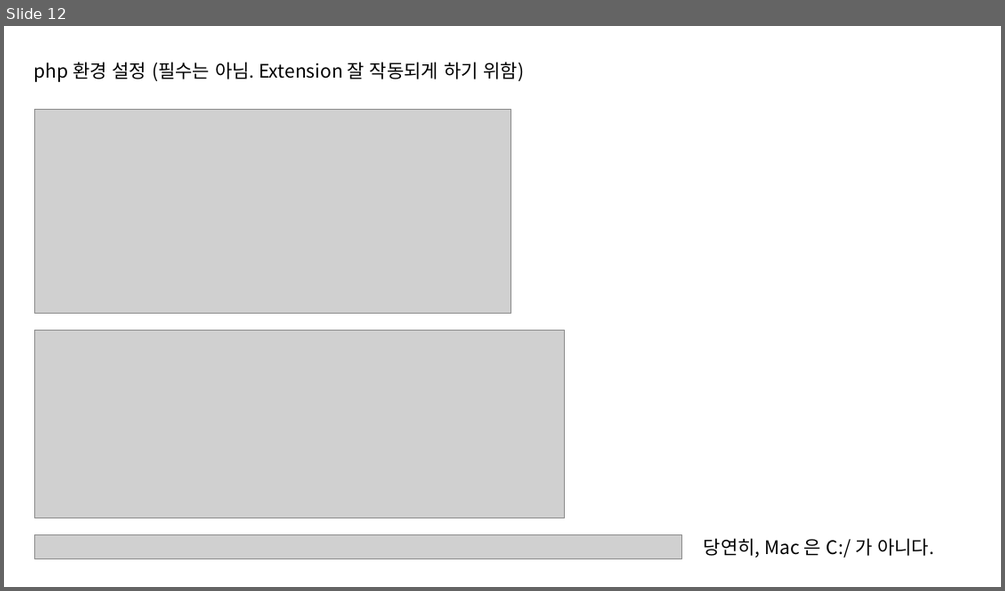
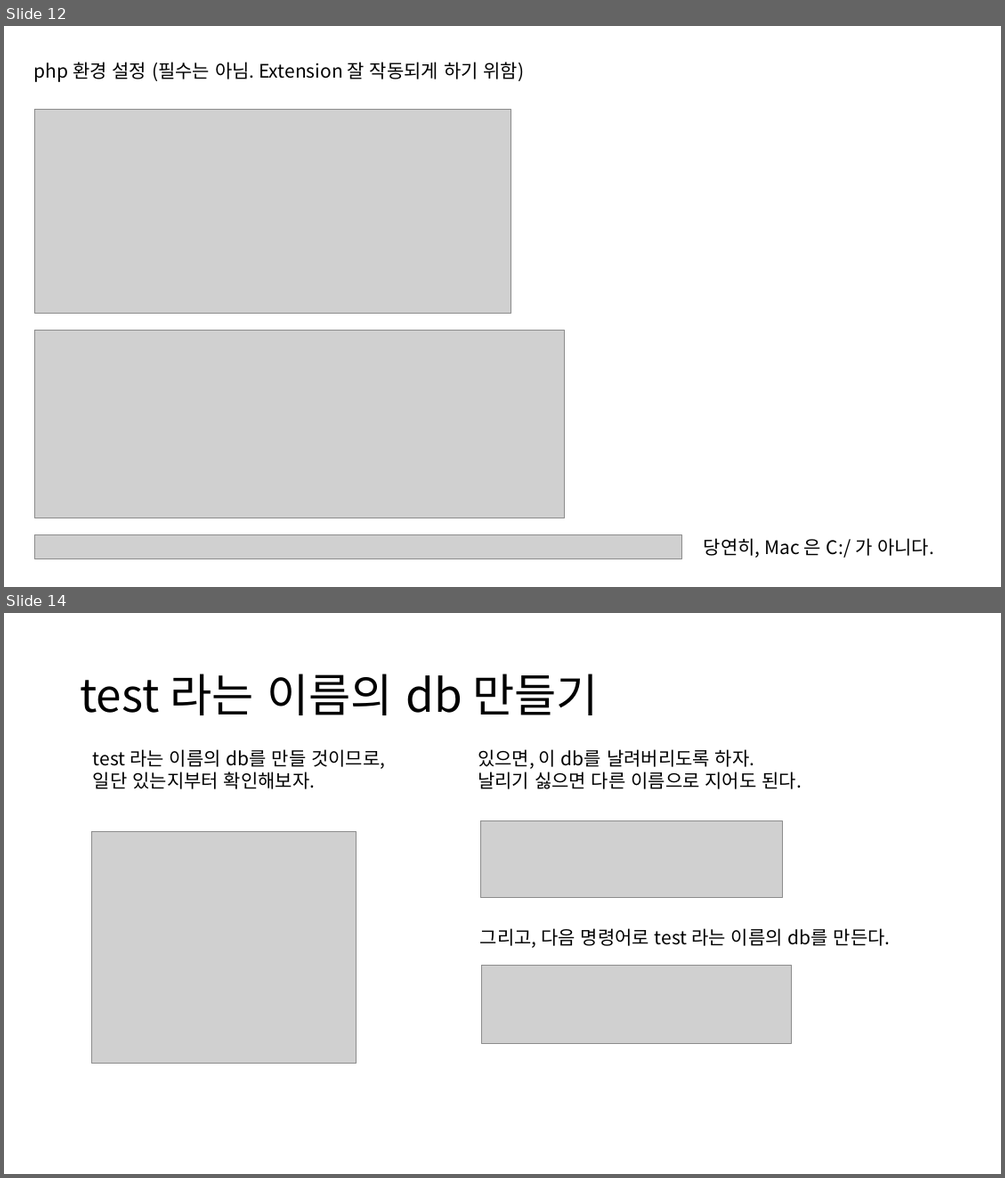
Before and after one commit to GNUCSAssistants/2021webprogramming, a slide deck: 수업/9. PHP REST API/PPT/PHP REST API.pptx. Shown one above the other, each under a label of ours: slide 12 before the commit, slides 12 and 14 after it; the slides between them are not shown. The pictures are 1005x591 and 1005x1178 pixels, drawn with LibreOffice and Linux fonts; fonts in the diff are those of the drawing; grey boxes stand for pictures. Boxes give left, top, right and bottom in pixels: in the first picture for what was removed or moved away, otherwise in the second. Text is boxed around its words. In the diff, an @@ line names an element or a change of style, - is before the commit and + after.

```diff
--- a/수업/9. PHP REST API/PPT/PHP REST API.pptx
+++ b/수업/9. PHP REST API/PPT/PHP REST API.pptx
@@ slide 14 added at bbox=[4, 613, 1001, 1174], background #FFFFFF @@
@@ title added at bbox=[80, 674, 599, 715], 44 pt, text #000000 @@
+test 라는 이름의 db 만들기
@@ text added at bbox=[93, 749, 385, 789], 18 pt, text #000000 @@
+test 라는 이름의 db를 만들 것이므로,
+일단 있는지부터 확인해보자.
@@ text added at bbox=[477, 749, 801, 789], 18 pt, text #000000 @@
+있으면, 이 db를 날려버리도록 하자.
+날리기 싫으면 다른 이름으로 지어도 된다.
@@ picture added at bbox=[480, 821, 783, 897] @@
@@ picture added at bbox=[91, 831, 356, 1063] @@
@@ text added at bbox=[480, 928, 890, 948], 18 pt, text #000000 @@
+그리고, 다음 명령어로 test 라는 이름의 db를 만든다.
@@ picture added at bbox=[482, 965, 793, 1043] @@
```
Also in this commit, not shown: 4 other slides added, 3 other files.
